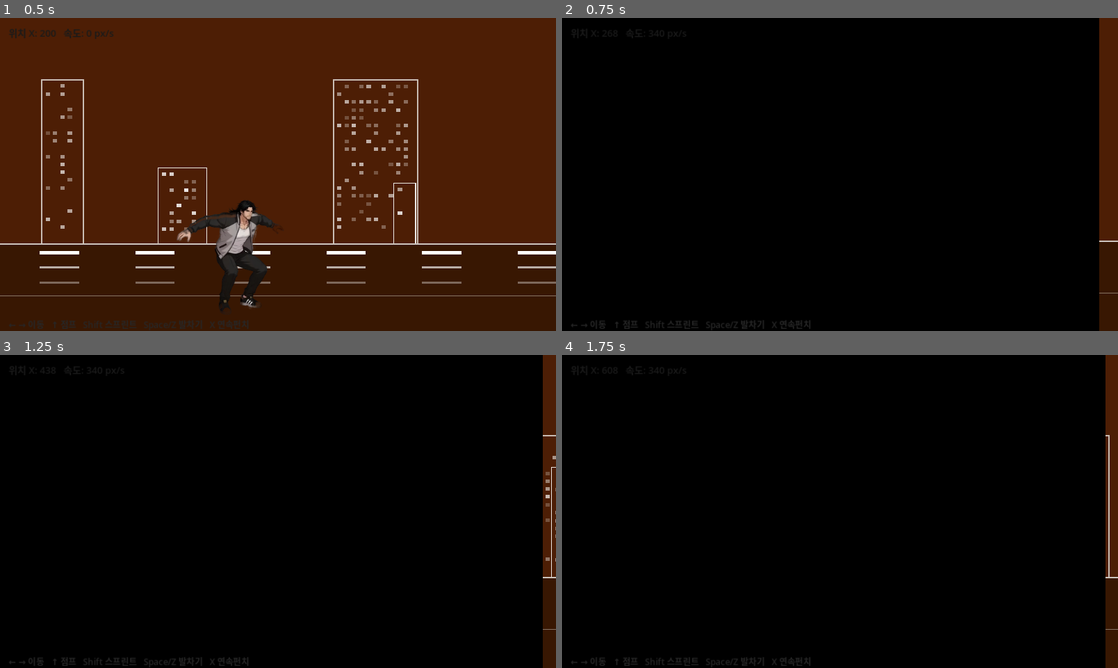
Above: before the commit, frames 1-4 (two rows, left to right).
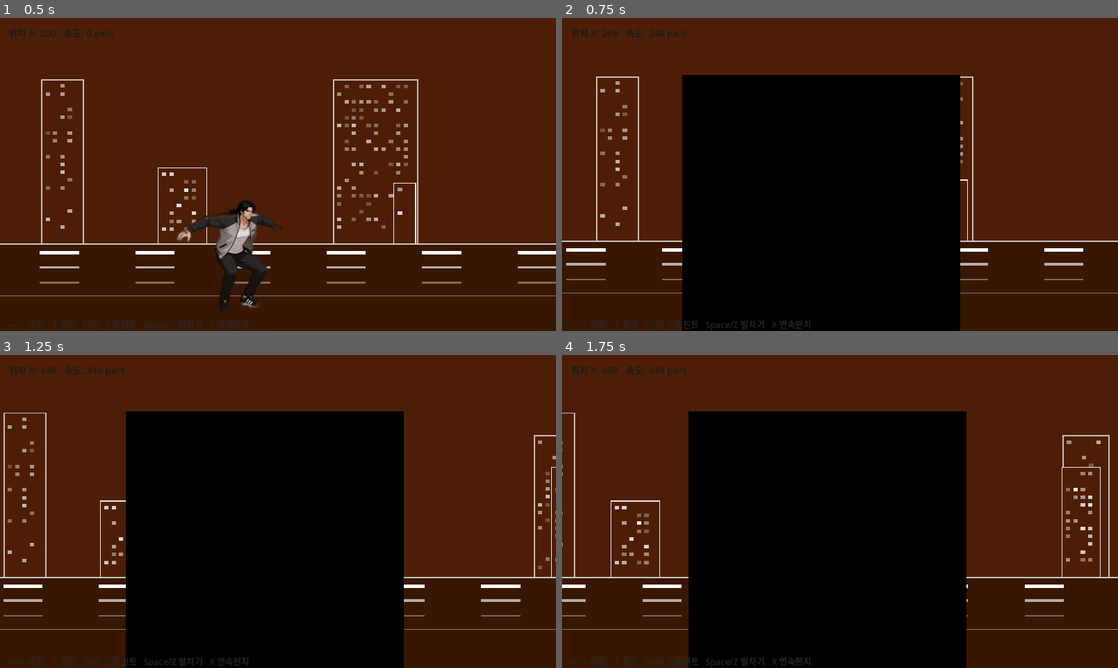
Above: after the commit, the same moments.

Repository: sean-park-funda/runner-game
Game: Godot game, scene res://scenes/Main.tscn
Same seed, same stepped clock (60 frames per second), same inputs: the game is played once before the commit and once after it.
Inputs:
- Up to frame 1 (0.5 s): no input
- Up to frame 2 (0.75 s): tap Enter at 0.5 s; hold Right (ui_right) from 0.53 s (still down); tap X at 0.6 s
- Up to frame 3 (1.25 s): keep holding Right (ui_right); tap Space at 0.77 s
- Up to frame 4 (1.75 s): keep holding Right (ui_right); tap X at 1.35 s; tap Space at 1.52 s

Frame 1 is identical in both runs. In frame 2, 56% of the frame differs, in the area x 0-97%, y 0-100%; in frame 3, 56%; in frame 4, 57%, in the area x 0-98%, y 0-100%.

Commit message:
Fix punch scale to 1.25 (HD 512px sprite)

Diff:
--- a/scripts/main.gd
+++ b/scripts/main.gd
@@ -294,7 +294,7 @@
 		elif kc == KEY_X and not _kicking and not _punching:
 			_punching = true
 			anim_sprite.play("punch")
-			anim_sprite.scale = Vector2(2.5, 2.5)
+			anim_sprite.scale = scale_idle  # HD 512px
 
 func _on_kick_finished() -> void:
 	if anim_sprite.animation == "kick":
